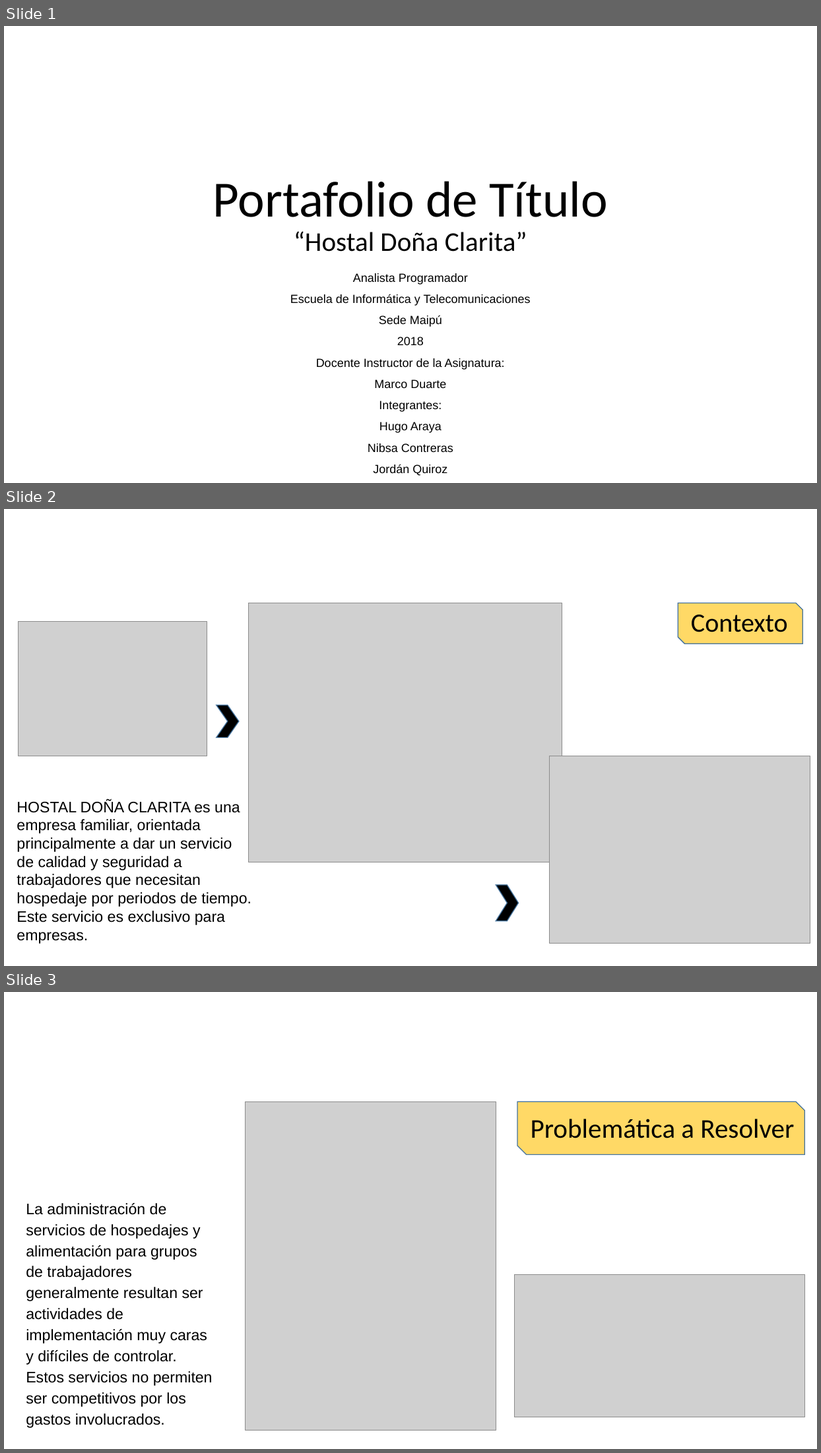
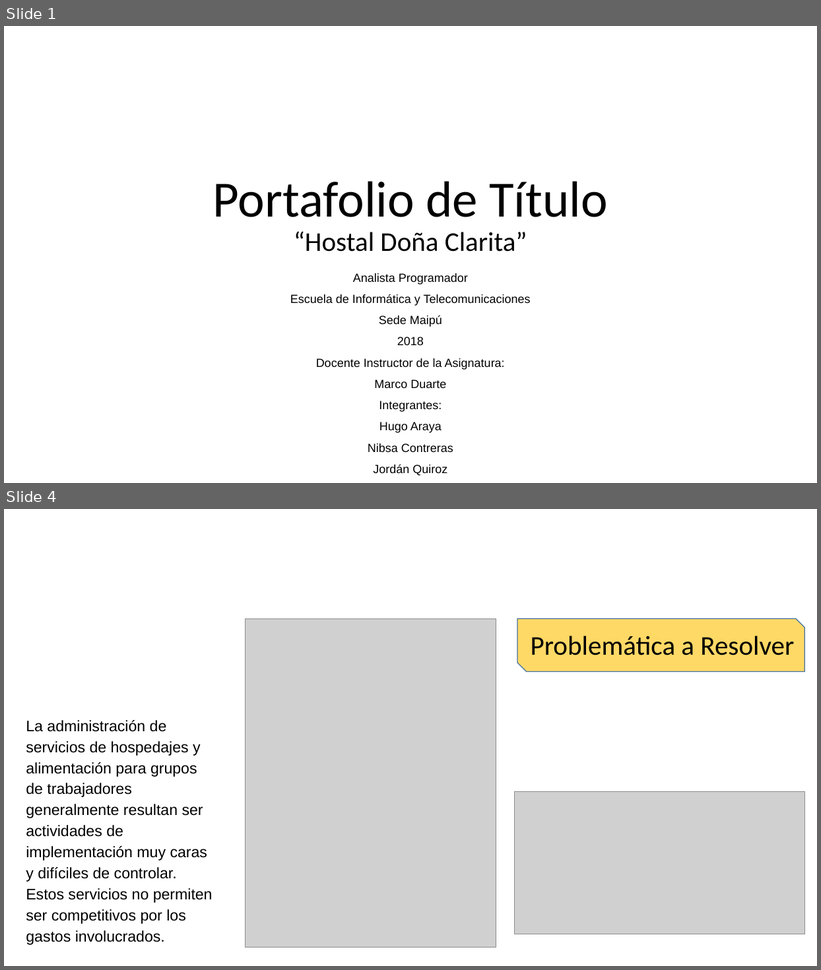
Before and after one commit to hugoaraya/Portafolio_2.0, a slide deck: Evidencias Documentales/Presentacion/Presentación-Portafolio-Proyecto_Hostal_2018 .pptx. Shown one above the other, each under a label of ours: slides 1, 2 and 3 before the commit, slides 1 and 4 after it; the slides between them are not shown. The pictures are 821x1453 and 821x970 pixels, drawn with LibreOffice and Linux fonts; fonts in the diff are those of the drawing; grey boxes stand for pictures; background and template pictures are left out. Boxes give left, top, right and bottom in pixels: in the first picture for what was removed or moved away, otherwise in the second. Text is boxed around its words. In the diff, an @@ line names an element or a change of style, - is before the commit and + after.

```diff
--- a/Evidencias Documentales/Presentacion/Presentación-Portafolio-Proyecto_Hostal_2018 .pptx
+++ b/Evidencias Documentales/Presentacion/Presentación-Portafolio-Proyecto_Hostal_2018 .pptx
@@ slide 2 removed at (4, 509, 817, 966), background picture (left out) @@
@@ picture removed at (249, 603, 562, 863) @@
@@ snip diag rect removed at (678, 603, 803, 644) @@
@@ picture removed at (18, 621, 207, 757) @@
@@ text removed at (691, 615, 788, 632) @@
-Contexto
@@ chevron removed at (217, 706, 239, 738) @@
@@ picture removed at (550, 757, 811, 945) @@
@@ text removed at (17, 800, 252, 944) @@
-HOSTAL DOÑA CLARITA es una empresa familiar, orientada principalmente a dar un servicio de calidad y seguridad a trabajadores que necesitan hospedaje por periodos de tiempo. Este servicio es exclusivo para empresas.
@@ chevron removed at (496, 885, 519, 921) @@
@@ what was slide 3 is now slide 4 @@
```
Also in this commit, not shown: 1 slide changed, 2 slides added, 26 other files.
